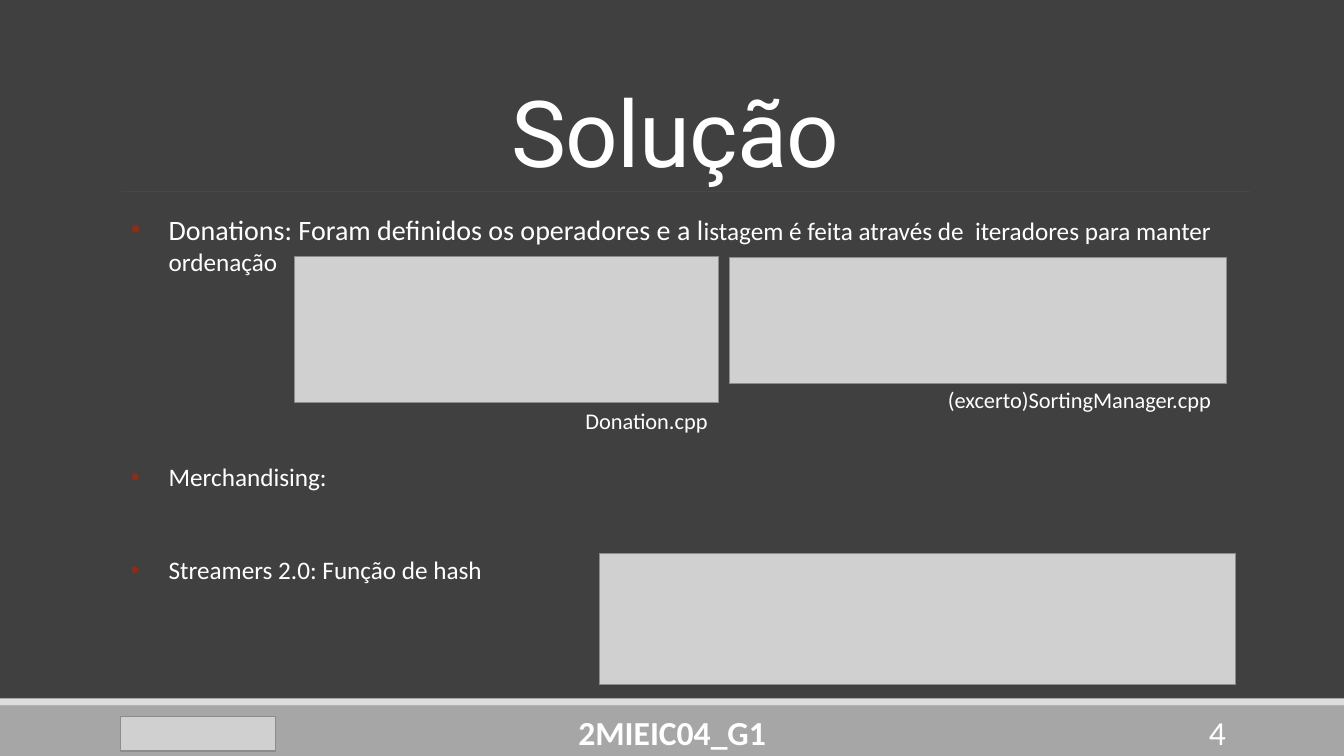
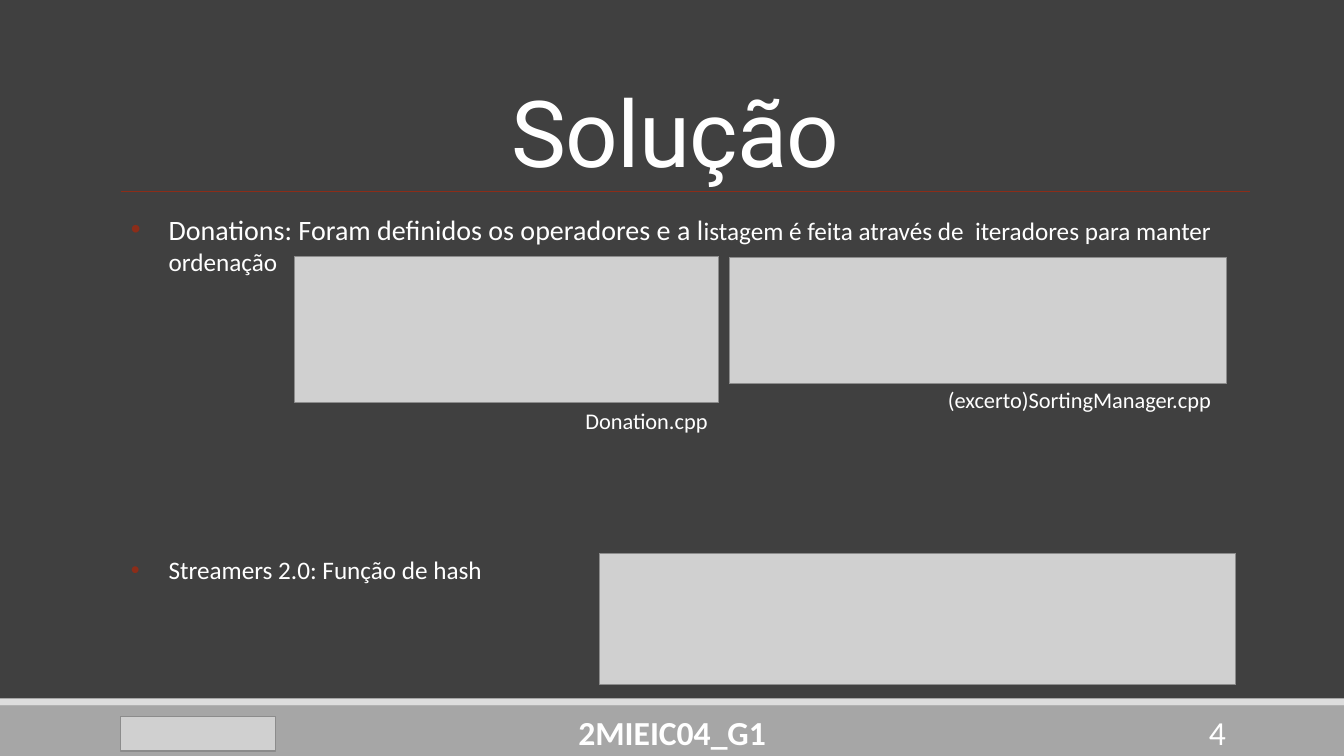
Before and after one commit to DoStini/FEUP-AEDA-proj, a slide deck: slide 4 of StreamZ__P2.pptx. Drawn at 1344x756 pixels with LibreOffice and Linux fonts; fonts in the diff are those of the drawing; grey boxes stand for pictures. Boxes give left, top, right and bottom in pixels: in the first picture for what was removed or moved away, otherwise in the second. Text is boxed around its words. In the diff, an @@ line names an element or a change of style, - is before the commit and + after.

Commit message:
update: merch pp

```diff
--- a/StreamZ__P2.pptx
+++ b/StreamZ__P2.pptx
@@ text removed at (169, 468, 327, 491) @@
-• Merchandising:
```
Also in this commit, not shown: 2 other slides changed, 3 slides added, 1 slide removed.
